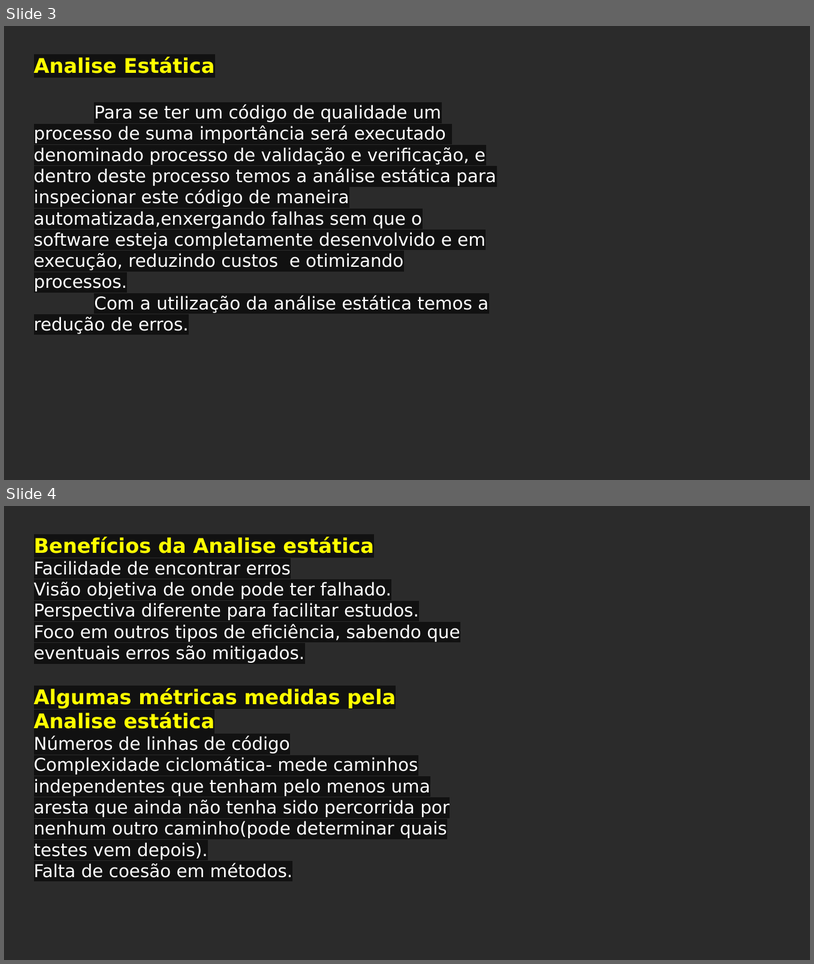
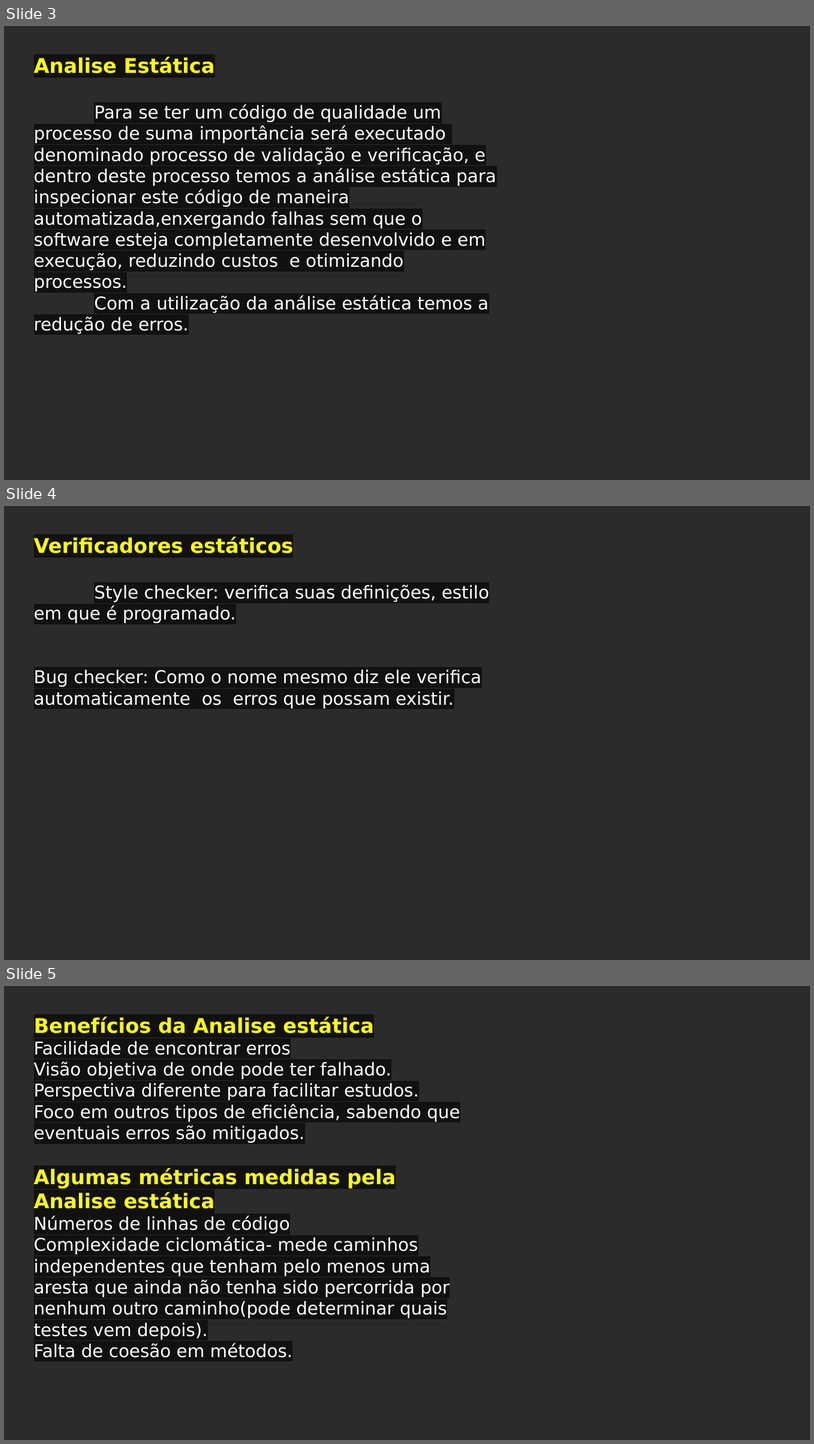
Before and after one commit to Giselesct/DaChristo, a slide deck: Sprint-14 Análise Estatica/CleartechSprint14.pptx. Shown one above the other, each under a label of ours: slides 3 and 4 before the commit, slides 3, 4 and 5 after it. The pictures are 814x964 and 814x1444 pixels, drawn with LibreOffice and Linux fonts; fonts in the diff are those of the drawing; background and template pictures are left out; a plain dark background stands for a picture behind light text. Boxes give left, top, right and bottom in pixels: in the first picture for what was removed or moved away, otherwise in the second. Text is boxed around its words. In the diff, an @@ line names an element or a change of style, - is before the commit and + after.

```diff
--- a/Sprint-14 Análise Estatica/CleartechSprint14.pptx
+++ b/Sprint-14 Análise Estatica/CleartechSprint14.pptx
@@ slide 4 added at (4,506,810,960), background picture (left out) @@
@@ text added at (34,537,489,708), 21 pt, text #FFFFFF @@
+Verificadores estáticos
+Style checker: verifica suas definições, estilo em que é programado.
+Bug checker: Como o nome mesmo diz ele verifica automaticamente os erros que possam existir.
@@ what was slide 4 is now slide 5 @@
```
Also in this commit, not shown: 3 other files.
